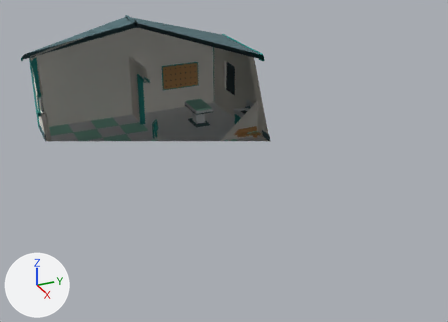
Two versions of the glTF model exp/pig-pens/baked/models/clinic.glb, one commit apart.
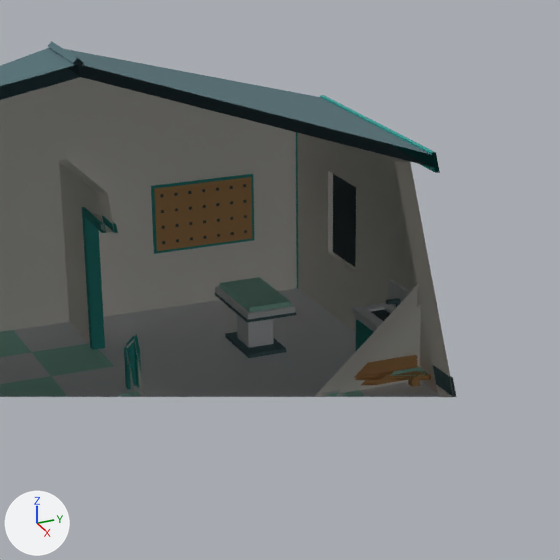
Each version is shown whole from a camera (50 mm lens) standing at (18.57, -6.89, 9.43) and looking at (1.26, 0.9, 0.78), then close up on the part from 24% to 69% of the width and 0% to 62% of the height. Arrows for +X, +Y and +Z are at lower left; the lights stay in place. The first two pictures are the older version. Everything nearer to the camera than a plane just in front of the edit is cut away. Where no turn or scale is listed for an object, it has been applied to the vertices. Vertices at exactly the same position are counted once.

The first close-up shows 'back_dark', 'back_wall', 'exam_across_trim', 'exam_across_wall', 'exam_down_wall', 'exam_pale', 'floor_mint', 'floor_pale', 'peg_dark', 'peg_trim', 'peg_wood', 'roof_slate', 'roof_wall', 'sideR_wall' and 11 more.
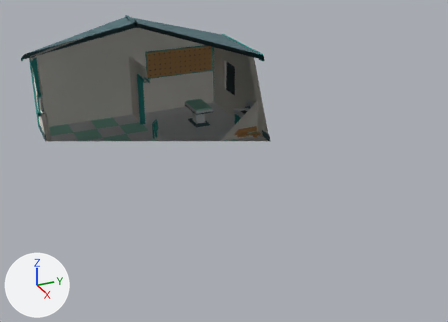
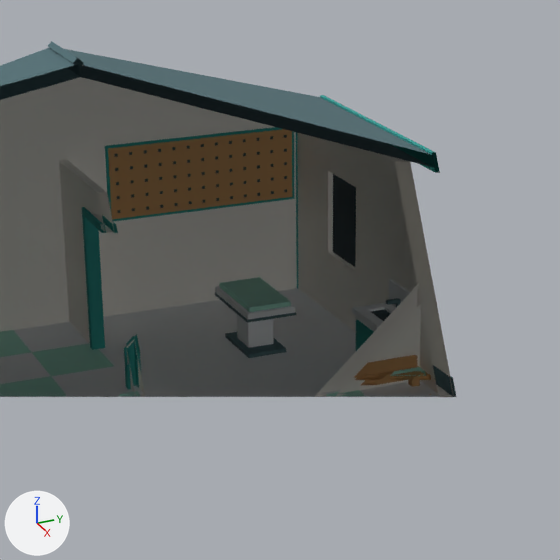
What differs and where, as boxes (x1, y1, x2, y2) in the close-ups (560 x 560 px):
'peg_wood', moved, rescaled (87% wider, 21% taller): before (154, 177, 252, 251); after (108, 129, 292, 219)
'peg_trim', moved, rescaled (84% wider, 19% taller): before (151, 174, 254, 254); after (105, 127, 295, 222)
'peg_dark', moved: before (160, 184, 247, 244); after (115, 135, 287, 213)

What changed in the scene script:
```text
Change me_peg_trim:
    used by ob_peg_trim; location = (-6.3, 2.2, 1.5)
    remove me_peg_trim.from_pydata(...)  # 8 vertices, 12 faces; spans x -0.01..0.03, y -0.84..0.84, z -0.54..0.54
    add me_peg_trim.from_pydata(...)  # 8 vertices, 12 faces; spans x -0.01..0.03, y -1.54..1.54, z -0.59..0.59
    me_peg_trim part 1: the whole mesh is scaled about its middle by (1, 1.83, 1.09)
Change me_peg_wood:
    used by ob_peg_wood; location = (-6.3, 2.2, 1.5)
    remove me_peg_wood.from_pydata(...)  # 8 vertices, 12 faces; spans x -0.01..0.04, y -0.8..0.8, z -0.5..0.5
    add me_peg_wood.from_pydata(...)  # 8 vertices, 12 faces; spans x -0.01..0.04, y -1.5..1.5, z -0.55..0.55
    me_peg_wood part 2: the whole mesh is scaled about its middle by (1, 1.87, 1.1)
Change ob_peg_trim:
    ob_peg_trim.location: (-6.3, 2.2, 1.5) -> (-6.3, 2.2, 2.15)
Change ob_peg_wood:
    ob_peg_wood.location: (-6.3, 2.2, 1.5) -> (-6.3, 2.2, 2.15)
Change ob_peg_dark:
    ob_peg_dark.location: (-6.3, 2.2, 1.5) -> (-6.3, 2.2, 2.15)
```
